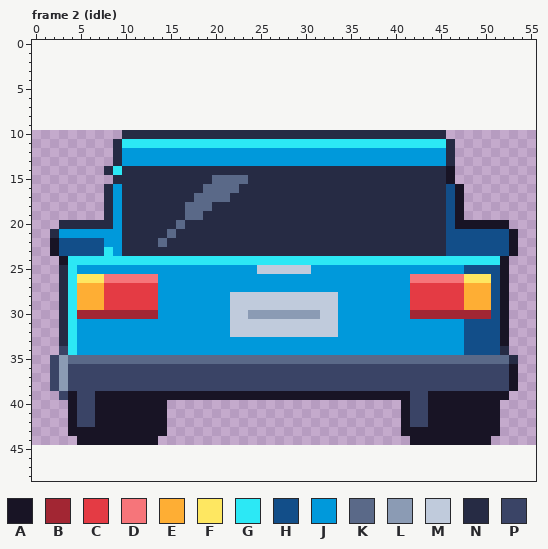
Two states of a pixel-art file, art/obstacles/parked-car.aseprite. This is how it looked before the edit.
56x35 pixels, 6 frames. Shown: frame 2 (idle). The old version is drawn lined up with the new one, on the new canvas. The commit also changed other frames, which this record leaves out.
Palette (. is transparent): A #181425  B #a22633  C #e43b44  D #f6757a  E #feae34  F #fee761  G #2ce8f5  H #124e89  J #0099db  K #5a6988  L #8b9bb4  M #c0cbdc  N #262b44  P #3a4466
Pixels before, frame 2 (idle) (only the part around the change), first column x 0:
 0 ........................................................
 1 ........................................................
 2 ........................................................
 3 ........................................................
 4 ........................................................
 5 ........................................................
 6 ........................................................
 7 ........................................................
 8 ........................................................
 9 ........................................................
10 ..........NNNNNNNNNNNNNNNNNNNNNNNNNNNNNNNNNNNN..........
11 .........NGGGGGGGGGGGGGGGGGGGGGGGGGGGGGGGGGGGGN.........
12 .........NJJJJJJJJJJJJJJJJJJJJJJJJJJJJJJJJJJJJN.........
13 .........NJJJJJJJJJJJJJJJJJJJJJJJJJJJJJJJJJJJJN.........
14 ........NGNNNNNNNNNNNNNNNNNNNNNNNNNNNNNNNNNNNNA.........
15 .........NNNNNNNNNNNKKKKNNNNNNNNNNNNNNNNNNNNNNA.........
16 ........NJNNNNNNNNNKKKKNNNNNNNNNNNNNNNNNNNNNNNHA........
17 ........NJNNNNNNNNKKKKNNNNNNNNNNNNNNNNNNNNNNNNHA........
18 ........NJNNNNNNNKKKNNNNNNNNNNNNNNNNNNNNNNNNNNHA........
19 ........NJNNNNNNNKKNNNNNNNNNNNNNNNNNNNNNNNNNNNHA........
20 ...NNNNNNJNNNNNNKNNNNNNNNNNNNNNNNNNNNNNNNNNNNNHAAAAAA...
21 ..NJJJJJJJNNNNNKNNNNNNNNNNNNNNNNNNNNNNNNNNNNNNHHHHHHHA..
22 ..AHHHHHJJNNNNKNNNNNNNNNNNNNNNNNNNNNNNNNNNNNNNHHHHHHHA..
23 ..AHHHHHGJNNNNNNNNNNNNNNNNNNNNNNNNNNNNNNNNNNNNHHHHHHHA..
24 ...AGGGGGGGGGGGGGGGGGGGGGGGGGGGGGGGGGGGGGGGGGGGGGGGGA...
25 ...NGJJJJJJJJJJJJJJJJJJJJMMMMMMJJJJJJJJJJJJJJJJJHHHHA...
26 ...NGFFFDDDDDDJJJJJJJJJJJJJJJJJJJJJJJJJJJJDDDDDDFFFHA...
27 ...NGEEECCCCCCJJJJJJJJJJJJJJJJJJJJJJJJJJJJCCCCCCEEEHA...
28 ...NGEEECCCCCCJJJJJJJJMMMMMMMMMMMMJJJJJJJJCCCCCCEEEHA...
29 ...NGEEECCCCCCJJJJJJJJMMMMMMMMMMMMJJJJJJJJCCCCCCEEEHA...
30 ...NGBBBBBBBBBJJJJJJJJMMLLLLLLLLMMJJJJJJJJBBBBBBBBBHA...
31 ...NGJJJJJJJJJJJJJJJJJMMMMMMMMMMMMJJJJJJJJJJJJJJHHHHA...
32 ...NGJJJJJJJJJJJJJJJJJMMMMMMMMMMMMJJJJJJJJJJJJJJHHHHA...
33 ...NGJJJJJJJJJJJJJJJJJJJJJJJJJJJJJJJJJJJJJJJJJJJHHHHA...
34 ...PGJJJJJJJJJJJJJJJJJJJJJJJJJJJJJJJJJJJJJJJJJJJHHHHN...
35 ..PLKKKKKKKKKKKKKKKKKKKKKKKKKKKKKKKKKKKKKKKKKKKKKKKKKN..
36 ..PLPPPPPPPPPPPPPPPPPPPPPPPPPPPPPPPPPPPPPPPPPPPPPPPPPA..
37 ..PLPPPPPPPPPPPPPPPPPPPPPPPPPPPPPPPPPPPPPPPPPPPPPPPPPA..
38 ..PLPPPPPPPPPPPPPPPPPPPPPPPPPPPPPPPPPPPPPPPPPPPPPPPPPA..
39 ...PAPPAAAAAAAAAAAAAAAAAAAAAAAAAAAAAAAAAAAPPAAAAAAAAA...
40 ....APPAAAAAAAA..........................APPAAAAAAAA....
41 ....APPAAAAAAAA..........................APPAAAAAAAA....
42 ....APPAAAAAAAA..........................APPAAAAAAAA....
43 ....AAAAAAAAAAA..........................AAAAAAAAAAA....
44 .....AAAAAAAAA............................AAAAAAAAA.....
45 ........................................................
46 ........................................................
47 ........................................................
48 ........................................................
Once edited:
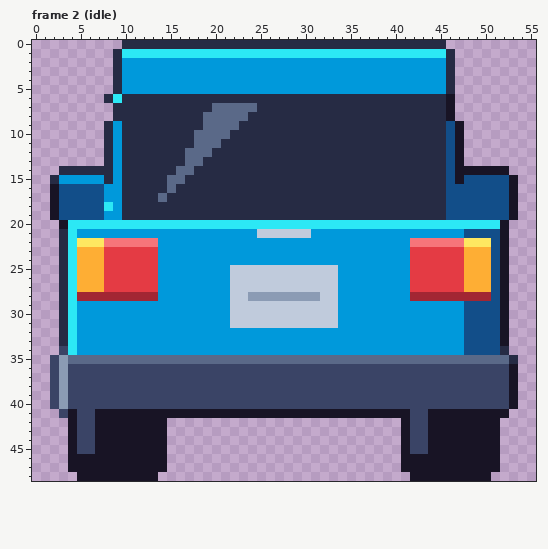
The exact change:
canvas 56x35 -> 56x49, the old top-left corner now at 0,10
Frame 2 (idle):
y 0: x 10..45 .................................... -> NNNNNNNNNNNNNNNNNNNNNNNNNNNNNNNNNNNN
y 1: x 9..46 ...................................... -> NGGGGGGGGGGGGGGGGGGGGGGGGGGGGGGGGGGGGN
y 2..5: x 9..46 ...................................... -> NJJJJJJJJJJJJJJJJJJJJJJJJJJJJJJJJJJJJN
y 6: x 8..46 ....................................... -> NGNNNNNNNNNNNNNNNNNNNNNNNNNNNNNNNNNNNNA
y 7: x 9..46 ...................................... -> NNNNNNNNNNNKKKKKNNNNNNNNNNNNNNNNNNNNNA
y 8: x 9..46 ...................................... -> NNNNNNNNNNKKKKKNNNNNNNNNNNNNNNNNNNNNNA
y 9: x 8..47 ........................................ -> NJNNNNNNNNNKKKKNNNNNNNNNNNNNNNNNNNNNNNHA
y 10: x 8..9 .. -> NJ; x 18..21 NNNN -> KKKK; x 46..47 .. -> HA
y 11: x 8..47 .NGGGGGGGGGGGGGGGGGGGGGGGGGGGGGGGGGGGGN. -> NJNNNNNNNNKKKNNNNNNNNNNNNNNNNNNNNNNNNNHA
y 12: x 8..47 .NJJJJJJJJJJJJJJJJJJJJJJJJJJJJJJJJJJJJN. -> NJNNNNNNNKKKNNNNNNNNNNNNNNNNNNNNNNNNNNHA
y 13: x 8..47 .NJJJJJJJJJJJJJJJJJJJJJJJJJJJJJJJJJJJJN. -> NJNNNNNNNKKNNNNNNNNNNNNNNNNNNNNNNNNNNNHA
y 14: x 3..7 ..... -> NNNNN; x 9 G -> J; x 16..17 NN -> KK; x 46..52 A...... -> HAAAAAA
y 15: x 2..9 .......N -> NJJJJJNJ; x 15..16 NN -> KK; x 20..23 KKKK -> NNNN; x 46..53 A....... -> HAHHHHHA
y 16: x 2..8 ......N -> AHHHHHJ; x 15 N -> K; x 19..22 KKKK -> NNNN; x 47..53 A...... -> HHHHHHA
y 17: x 2..8 ......N -> AHHHHHJ; x 14 N -> K; x 18..21 KKKK -> NNNN; x 47..53 A...... -> HHHHHHA
y 18: x 2..8 ......N -> AHHHHHG; x 17..19 KKK -> NNN; x 47..53 A...... -> HHHHHHA
y 19: x 2..8 ......N -> AHHHHHJ; x 17..18 KK -> NN; x 47..53 A...... -> HHHHHHA
y 20: x 3..51 NNNNNNJNNNNNNKNNNNNNNNNNNNNNNNNNNNNNNNNNNNNHAAAAA -> AGGGGGGGGGGGGGGGGGGGGGGGGGGGGGGGGGGGGGGGGGGGGGGGG
y 21: x 2..4 NJJ -> .NG; x 10..47 NNNNNKNNNNNNNNNNNNNNNNNNNNNNNNNNNNNNHH -> JJJJJJJJJJJJJJJMMMMMMJJJJJJJJJJJJJJJJJ; x 52..53 HA -> A.
y 22: x 2..50 AHHHHHJJNNNNKNNNNNNNNNNNNNNNNNNNNNNNNNNNNNNNHHHHH -> .NGFFFDDDDDDJJJJJJJJJJJJJJJJJJJJJJJJJJJJDDDDDDFFF; x 52..53 HA -> A.
y 23: x 2..50 AHHHHHGJNNNNNNNNNNNNNNNNNNNNNNNNNNNNNNNNNNNNHHHHH -> .NGEEECCCCCCJJJJJJJJJJJJJJJJJJJJJJJJJJJJCCCCCCEEE; x 52..53 HA -> A.
y 24: x 3 A -> N; x 5..51 GGGGGGGGGGGGGGGGGGGGGGGGGGGGGGGGGGGGGGGGGGGGGGG -> EEECCCCCCJJJJJJJJJJJJJJJJJJJJJJJJJJJJCCCCCCEEEH
y 25: x 5..13 JJJJJJJJJ -> EEECCCCCC; x 22..24 JJJ -> MMM; x 31..33 JJJ -> MMM; x 42..50 JJJJJJHHH -> CCCCCCEEE
y 26: x 5..13 FFFDDDDDD -> EEECCCCCC; x 22..33 JJJJJJJJJJJJ -> MMMMMMMMMMMM; x 42..50 DDDDDDFFF -> CCCCCCEEE
y 27: x 22..33 JJJJJJJJJJJJ -> MMMMMMMMMMMM
y 28: x 5..13 EEECCCCCC -> BBBBBBBBB; x 24..31 MMMMMMMM -> LLLLLLLL; x 42..50 CCCCCCEEE -> BBBBBBBBB
y 29: x 5..13 EEECCCCCC -> JJJJJJJJJ; x 42..50 CCCCCCEEE -> JJJJJJHHH
y 30: x 5..13 BBBBBBBBB -> JJJJJJJJJ; x 24..31 LLLLLLLL -> MMMMMMMM; x 42..50 BBBBBBBBB -> JJJJJJHHH
y 32: x 22..33 MMMMMMMMMMMM -> JJJJJJJJJJJJ
y 39: x 2..4 .PA -> PLP; x 7..41 AAAAAAAAAAAAAAAAAAAAAAAAAAAAAAAAAAA -> PPPPPPPPPPPPPPPPPPPPPPPPPPPPPPPPPPP; x 44..53 AAAAAAAAA. -> PPPPPPPPPA
y 40: x 2..4 ..A -> PLP; x 7..41 AAAAAAAA..........................A -> PPPPPPPPPPPPPPPPPPPPPPPPPPPPPPPPPPP; x 44..53 AAAAAAAA.. -> PPPPPPPPPA
y 41: x 3 . -> P; x 15..40 .......................... -> AAAAAAAAAAAAAAAAAAAAAAAAAA; x 52 . -> A
y 43: x 5..6 AA -> PP; x 42..43 AA -> PP
y 44: x 4..6 .AA -> APP; x 14 . -> A; x 41..43 .AA -> APP; x 51 . -> A
y 45: x 4..14 ........... -> APPAAAAAAAA; x 41..51 ........... -> APPAAAAAAAA
y 46..47: x 4..14 ........... -> AAAAAAAAAAA; x 41..51 ........... -> AAAAAAAAAAA
y 48: x 5..13 ......... -> AAAAAAAAA; x 42..50 ......... -> AAAAAAAAA
Boxes around the changes in both pictures, in picture pixels (x1, y1, x2, y2):
changed: (50, 40, 518, 337)
changed: (50, 391, 518, 481)
